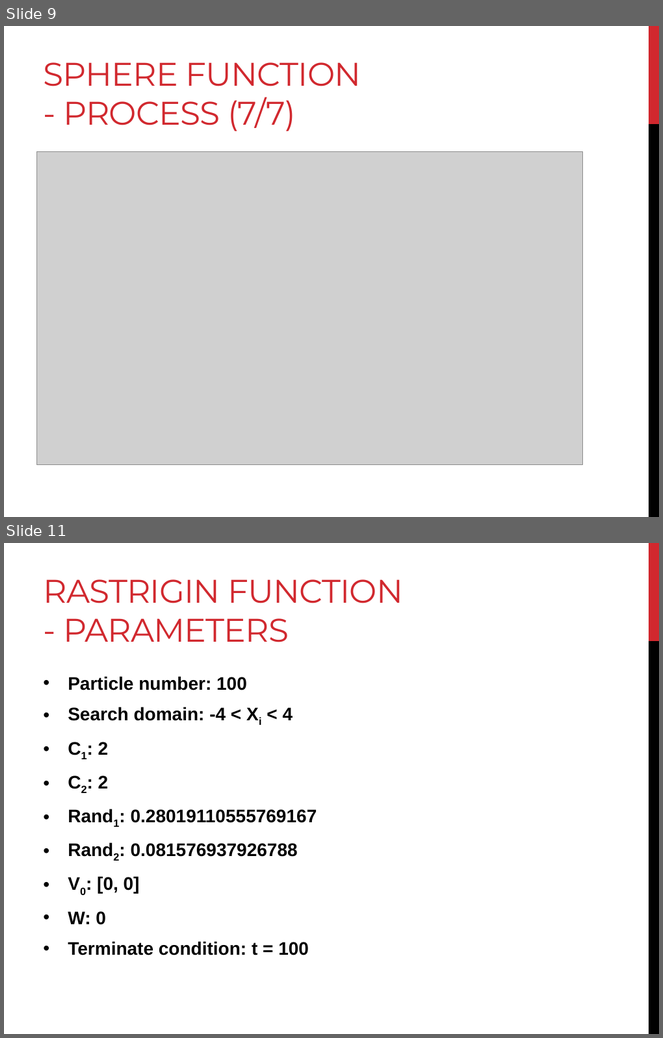
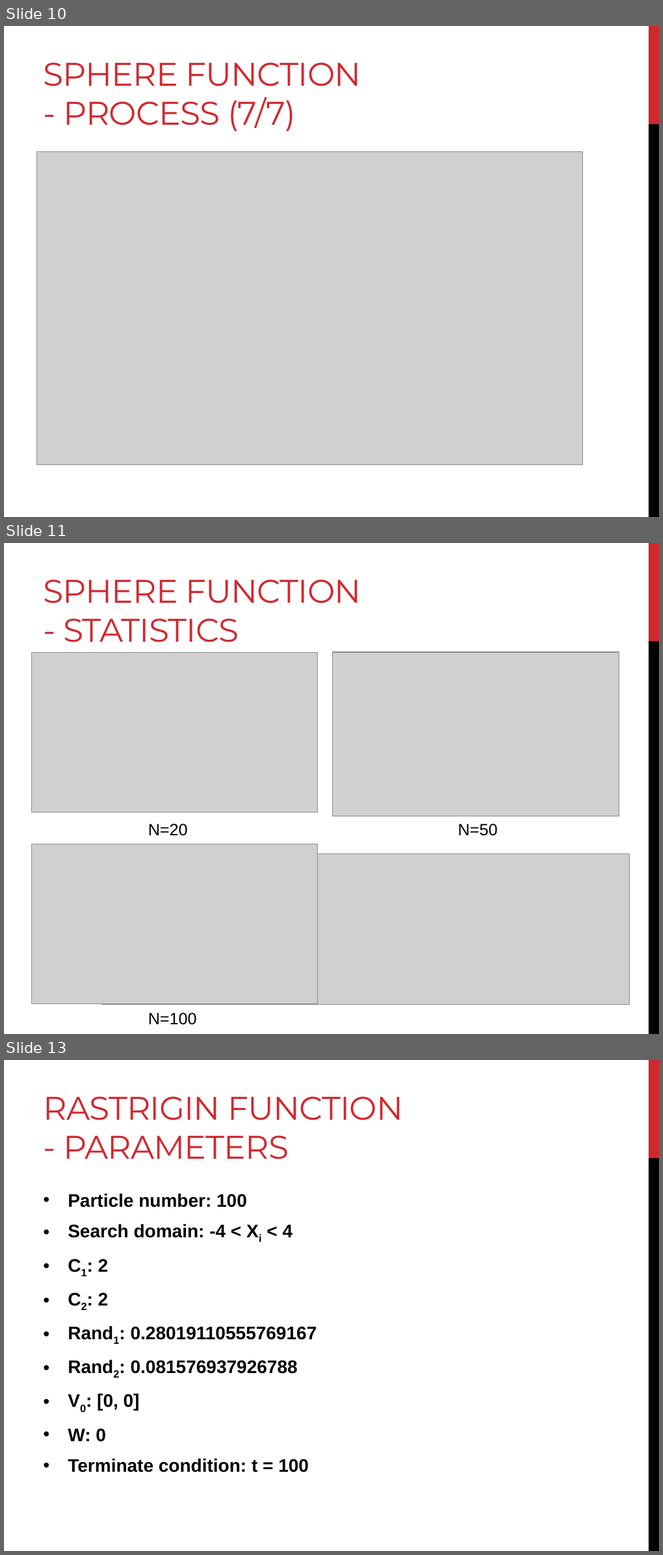
Before and after one commit to MonicaTu/soft-computing, a slide deck: hw1/soft_computing_hw1.pptx. Shown one above the other, each under a label of ours: slides 9 and 11 before the commit, slides 10, 11 and 13 after it; the slides between them are not shown. The pictures are 663x1038 and 663x1555 pixels, drawn with LibreOffice and Linux fonts; fonts in the diff are those of the drawing; grey boxes stand for pictures. Boxes give left, top, right and bottom in pixels: in the first picture for what was removed or moved away, otherwise in the second. Text is boxed around its words. In the diff, an @@ line names an element or a change of style, - is before the commit and + after.

```diff
--- a/hw1/soft_computing_hw1.pptx
+++ b/hw1/soft_computing_hw1.pptx
@@ slide 11 added at (4,543,659,1034), background #FFFFFF; not listed: 2 template elements that a slide beside it also shows @@
@@ title added at (43,579,361,642), 36 pt, text #D1282E @@
+SPHERE FUNCTION
+- STATISTICS
@@ picture added at (31,652,318,812) @@
@@ picture added at (333,652,620,816) @@
@@ text added at (148,824,188,836), 18 pt, text #000000 @@
+N=20
@@ text added at (458,824,498,836), 18 pt, text #000000 @@
+N=50
@@ picture added at (31,845,318,1005) @@
@@ picture added at (102,854,629,1005) @@
@@ text added at (148,1013,197,1025), 18 pt, text #000000 @@
+N=100
@@ what was slide 9 is now slide 10 @@
@@ what was slide 11 is now slide 13 @@
```
Also in this commit, not shown: 2 slides changed, 1 other slide added, 1 other file.
